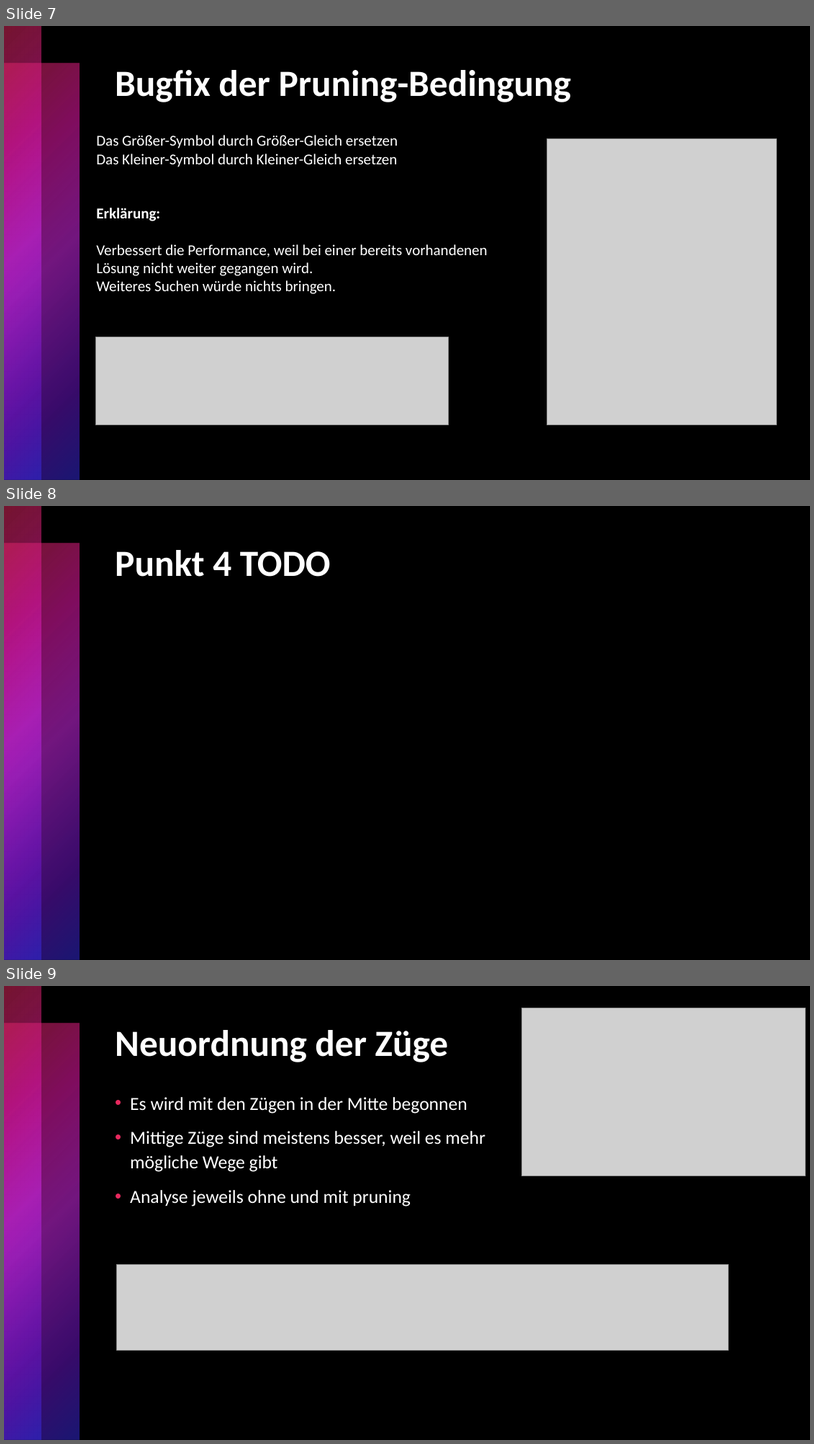
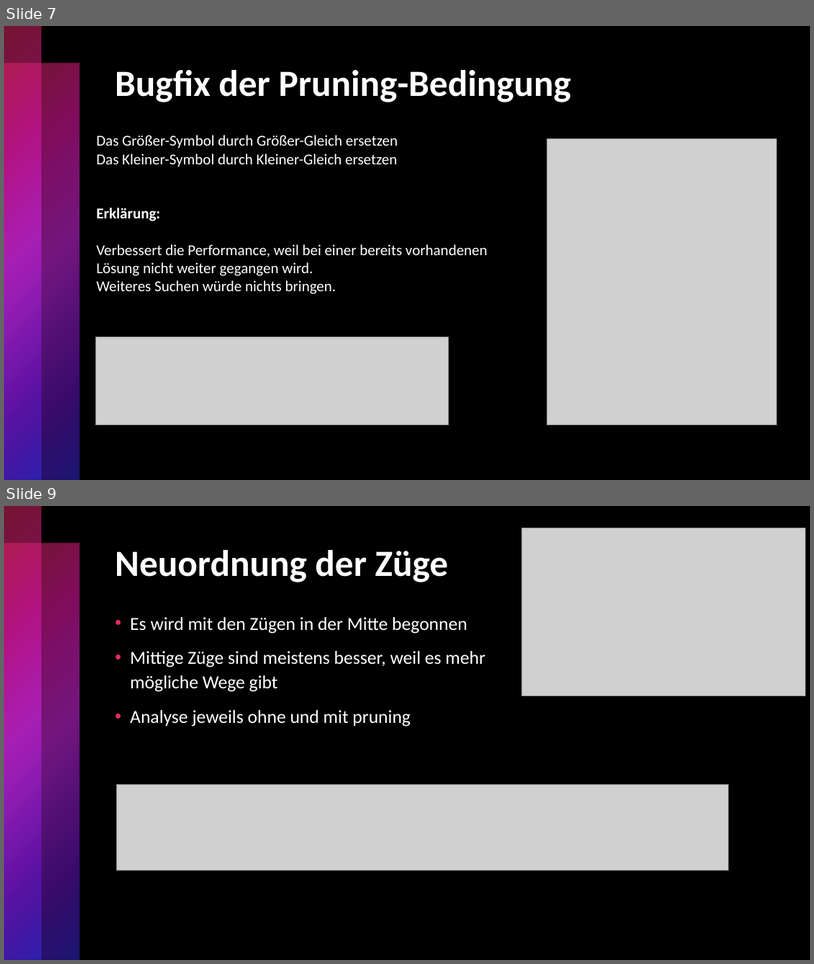
Before and after one commit to f-Hirschmann/ConnectFour-AI, a slide deck: doc/Präsentation.pptx. Shown one above the other, each under a label of ours: slides 7, 8 and 9 before the commit, slides 7 and 9 after it; the slides between them are not shown. The pictures are 814x1444 and 814x964 pixels, drawn with LibreOffice and Linux fonts; fonts in the diff are those of the drawing; grey boxes stand for pictures. Boxes give left, top, right and bottom in pixels: in the first picture for what was removed or moved away, otherwise in the second. Text is boxed around its words. In the diff, an @@ line names an element or a change of style, - is before the commit and + after.

```diff
--- a/doc/Präsentation.pptx
+++ b/doc/Präsentation.pptx
@@ slide 8 removed at bbox=[4, 506, 810, 960], background #000000; not listed: 2 template elements that a slide beside it also shows @@
@@ title removed at bbox=[115, 550, 331, 577] @@
-Punkt 4 TODO
```
Also in this commit, not shown: 1 slide added, 1 other file.
